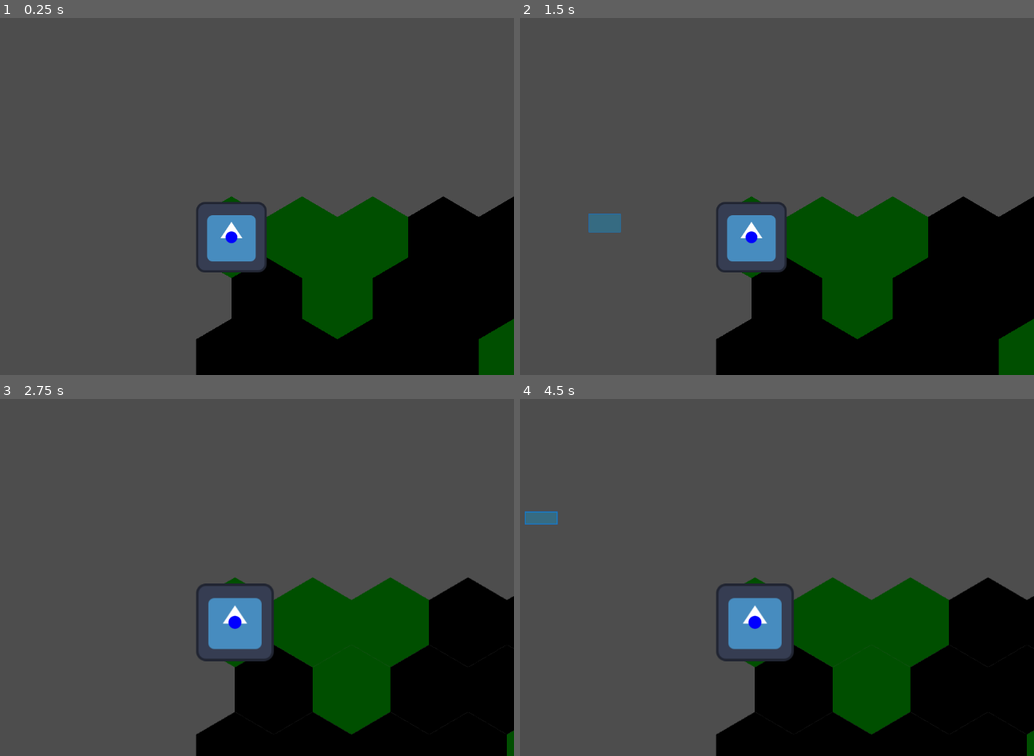
Above: before the commit, frames 1-4 (two rows, left to right).
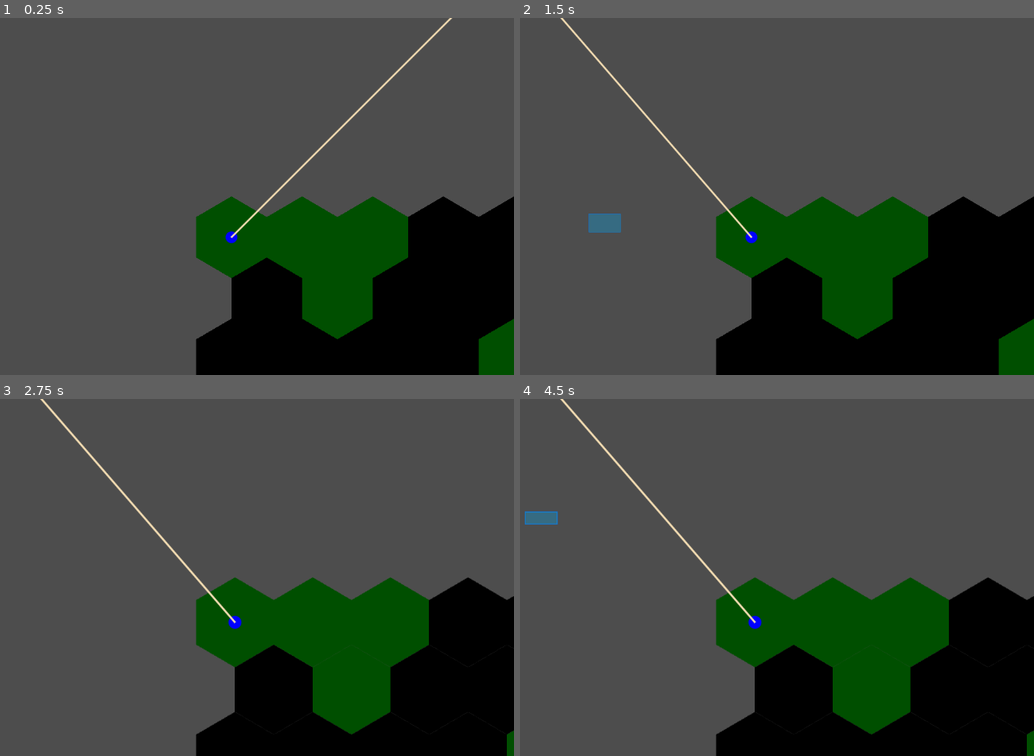
Above: after the commit, the same moments.

Repository: bendo-afk/rts2
Game: Godot game, scene res://scenes/battle.tscn
Same seed, same stepped clock (60 frames per second), same inputs: the game is played once before the commit and once after it. The engine's default icon, where the game draws it, is replaced by a stand-in: a white triangle on a blue panel in a dark square.
Inputs (mouse positions are in pixels of both pictures, inside the frame that each line leads up to):
- Up to frame 1 (0.25 s): no input
- Up to frame 2 (1.5 s): tap Enter at 0.5 s; move the mouse to (854, 178) at 0.52 s; hold T (test, bound only after the commit) 0.53-1.25 s; click (854, 178) at 0.67 s; tap Space at 1.25 s; drag from (586, 214) to (684, 267) at 1.27 s
- Up to frame 3 (2.75 s): move the mouse to (262, 498) at 2.02 s; hold Mouse wheel up (zoom_in) from 2.03 s (still down); click (262, 498) at 2.17 s; tap T (test, bound only after the commit) at 2.3 s
- Up to frame 4 (4.5 s): release Mouse wheel up (zoom_in) at 2.75 s; tap Enter at 2.75 s; drag from (684, 648) to (525, 523) at 2.77 s; move the mouse to (905, 631) at 3.52 s; hold T (test, bound only after the commit) 3.53-4.25 s; click (905, 631) at 3.67 s; tap Space at 4.25 s; drag from (525, 523) to (622, 488) at 4.27 s

The runs differ from the first frame. In frame 1, 2.9% of the frame differs, in the area x 38-89%, y 0-72%; in frame 2, 2.8%; in frame 3, 3.4%, in the area x 7-54%, y 0-74%; in frame 4, 3.4%.

Commit message:
wrote get tiles between

Diff:
--- a/project.godot
+++ b/project.godot
@@ -36,6 +36,16 @@
 "events": [Object(InputEventMouseButton,"resource_local_to_scene":false,"resource_name":"","device":-1,"window_id":0,"a …(260 unchanged characters)…
 ]
 }
+traverse={
+"deadzone": 0.2,
+"events": [Object(InputEventMouseButton,"resource_local_to_scene":false,"resource_name":"","device":-1,"window_id":0,"alt_pressed":false,"shift_pressed":false,"ctrl_pressed":false,"meta_pressed":false,"button_mask":128,"position":Vector2(345, 24),"global_position":Vector2(359, 97),"factor":1.0,"button_index":8,"canceled":false,"pressed":true,"double_click":false,"script":null)
+]
+}
+test={
+"deadzone": 0.2,
+"events": [Object(InputEventKey,"resource_local_to_scene":false,"resource_name":"","device":-1,"window_id":0,"alt_pressed":false,"shift_pressed":false,"ctrl_pressed":false,"meta_pressed":false,"pressed":false,"keycode":0,"physical_keycode":84,"key_label":0,"unicode":116,"location":0,"echo":false,"script":null)
+]
+}
 
 [rendering]
 
--- a/scenes/unit.tscn
+++ b/scenes/unit.tscn
@@ -7,7 +7,6 @@
 [ext_resource type="Script" uid="uid://buivub2x1eeqt" path="res://scripts/height_action_comp.gd" id="5_tb304"]
 [ext_resource type="Script" uid="uid://td00t7ifg110" path="res://scripts/vision_comp.gd" id="6_e8hdl"]
 [ext_resource type="Script" uid="uid://cgrcjw3qv6hsk" path="res://scripts/sprite_2d.gd" id="6_ruro2"]
-[ext_resource type="Texture2D" uid="uid://cnhgl2yuey5pc" path="res://icon.svg" id="7_oee7j"]
 
 [node name="Unit" type="Node2D"]
 script = ExtResource("1_o7ajc")
@@ -28,5 +27,4 @@
 script = ExtResource("6_e8hdl")
 
 [node name="Sprite2D" type="Sprite2D" parent="."]
-texture = ExtResource("7_oee7j")
 script = ExtResource("6_ruro2")
--- a/scripts/attack.gd
+++ b/scripts/attack.gd
@@ -15,7 +15,7 @@
 func _ready() -> void:
 	left_reload_time = max_reload_time
 
-func pseudo_process(delta: float) -> void:
+func physics(delta: float) -> void:
 	var rel_target_pos := calc_rel_target_pos(get_parent().position, target_pos)
 	rotate_turret(rel_target_pos, delta)
 	left_reload_time = max(0, left_reload_time - delta)
--- a/scripts/battle.gd
+++ b/scripts/battle.gd
@@ -10,3 +10,5 @@
 	input_controller.drag.released.connect(world.ex_con.select_by_box)
 
 	input_controller.click.right_clicked.connect(world.ex_con.set_path)
+
+	input_controller.click.side1_clicked.connect(world.ex_con.set_target_pos)
--- a/scripts/click.gd
+++ b/scripts/click.gd
@@ -1,8 +1,11 @@
 extends Node2D
 
 signal right_clicked(pos: Vector2)
+signal side1_clicked(pos: Vector2)
 
 func _input(event: InputEvent) -> void:
 	if event is InputEventMouseButton:
 		if Input.is_mouse_button_pressed(MOUSE_BUTTON_RIGHT):
 			right_clicked.emit(get_global_mouse_position())
+	if event.is_action_pressed("traverse"):
+		side1_clicked.emit(get_global_mouse_position())
--- a/scripts/external_control.gd
+++ b/scripts/external_control.gd
@@ -7,9 +7,14 @@
 func set_path(click_pos: Vector2) -> void:
 	for u in units:
 		if u.selected and u.team == teams.ally:
-			var from_tile := map.local_to_map(u.position)
 			var to_tile := map.local_to_map(click_pos)
-			u.path_2i = map.calc_path(from_tile, to_tile)
+			if u.move_comp.moving_weight != 0:
+				var added_path_2i: PackedVector2Array = map.calc_path(u.path_2i[1], to_tile)
+				u.path_2i.resize(1)
+				u.path_2i.append_array(added_path_2i)
+			else:
+				var from_tile := map.local_to_map(u.position)
+				u.path_2i = map.calc_path(from_tile, to_tile)
 
 func set_target_pos(click_pos: Vector2) -> void:
 	for u in units:
--- a/scripts/move_system.gd
+++ b/scripts/move_system.gd
@@ -6,6 +6,7 @@
 func physics(delta: float) -> void:
 	for u in units:
 		move_a_unit(u, delta)
+		u.attack_comp.physics(delta)
 
 func move_a_unit(unit: Unit, delta: float) -> void:
 	var path_2i := unit.path_2i
--- a/scripts/sprite_2d.gd
+++ b/scripts/sprite_2d.gd
@@ -3,5 +3,12 @@
 var size: float = 10
 var color: Color = Color.BLUE
 
+@onready var attack_comp := $"../AttackComp"
+
 func _draw() -> void:
 	draw_circle(Vector2.ZERO, size, color, true, -1, true)
+	var angle: float = attack_comp.turret_angle
+	draw_line(Vector2.ZERO, 1000*Vector2(cos(angle), sin(angle)), Color.WHEAT, 2, true)
+
+func _process(_delta: float) -> void:
+	queue_redraw()
--- a/scripts/unit.gd
+++ b/scripts/unit.gd
@@ -11,6 +11,7 @@
 @onready var attack_comp := $AttackComp
 @onready var move_comp := $MoveComp
 @onready var height_action_comp := $HeightActionComp
+@onready var vision_comp := $VisionComp
 
 # visible status
 var path_2i: PackedVector2Array
@@ -21,18 +22,13 @@
 func connect_signals() -> void:
 	move_comp.move_completed.connect(_on_move_completed)
 
-#func process_movement(delta: float) -> void:
-	#if path_2i.size() < 2:
-		#return
-	#var from_pos := world.pos_to_tile(path_2i[0])
-	#var to_pos := world.pos_to_tile(path_2i[1])
-	#
-	#var from_height := world.pos_to_height(path_2i[0])
-	#var to_height := world.pos_to_height(path_2i[1])
-	#var height_diff := to_height - from_height
-	#var speed_multiplier: float = move_comp.height_diff_to_speed(height_diff)
-	#
-	#move_comp.move_to_next(from_pos, to_pos, speed_multiplier, delta)
+func setup(hp: int, damage: int, speed: int, height: float, pos: Vector2) -> void:
+	attack_comp.traverse_speed = speed
+	attack_comp.damage = damage
+	hp_comp.max_hp = hp
+	vision_comp.height = height
+	move_comp.speed = speed
+	position = pos
 
 func _on_move_completed() -> void:
 	path_2i.remove_at(0)
--- a/scripts/vision_system.gd
+++ b/scripts/vision_system.gd
@@ -1 +1,124 @@
-extends Node
+extends System
+
+var units: Array[Unit]
+var map: TileMapLayer
+
+func _input(event: InputEvent) -> void:
+	if event.is_action_pressed("test"):
+		print(get_tiles_between(units[0].position, Vector2(1000,1000)))
+
+func get_tiles_between(from_pos: Vector2, to_pos: Vector2) -> Array:
+	var to_tile := map.local_to_map(to_pos)
+
+	var nexts: Array[Vector2i]
+	var cur1: Vector2i
+	var cur2: Vector2i
+	var last1: Vector2i
+	var last2: Vector2i
+
+	cur1 = map.local_to_map(from_pos)
+	cur2 = Vector2i(-1, -1)
+
+	var max_dist: float = 0
+	var max_index: int = 0
+	for i in range(6):
+		var d := to_pos.distance_to(get_vertex_pos(cur1, i))
+		if d > max_dist:
+			max_dist = d
+			max_index = i
+	last1 = get_adjacent_tile(cur1, max_index)
+	last2 = get_adjacent_tile(cur1, (max_index + 5) % 6)
+
+	var tiles := []
+	while true:
+		tiles.append(cur1)
+		if cur2 != Vector2i(-1, -1):
+			tiles.append(cur2)
+		if cur1 == to_tile:
+			break
+		nexts = []
+		next_hexas(cur1, cur2, nexts, last1, last2, from_pos, to_pos)
+		if cur2 != Vector2i(-1, -1):
+			next_hexas(cur2, cur1, nexts, last1, last2, from_pos, to_pos)
+		print(nexts)
+		last1 = cur1
+		last2 = cur2
+		cur1 = nexts[0]
+		if nexts.size() > 1:
+			cur2 = nexts[1]
+		else:
+			cur2 = Vector2i(-1, -1)
+	return tiles
+
+func next_hexas(cur: Vector2i, cur2: Vector2i, nexts: Array[Vector2i], last1: Vector2i, last2: Vector2i, pos1: Vector2, pos2: Vector2) -> void:
+	var tile: Vector2i
+
+	for i in range(6):
+		var turn1 := turn(pos1, pos2, get_vertex_pos(cur, i))
+		var turn2 := turn(pos1, pos2, get_vertex_pos(cur, (i+1)%6 ))
+		if (turn1 == 0 or turn2 == 0 or turn1 != turn2):
+			tile = get_adjacent_tile(cur, i)
+			if (tile != cur and tile != cur2 and (not nexts.has(tile)) and tile != last1 and tile != last2):
+				if nexts.size() == 0:
+					nexts.append(tile)
+				elif nexts.size() == 1:
+					nexts.append(tile)
+			if turn1 == 0:
+				tile = get_adjacent_tile(cur, (i + 5) % 6)
+				if (tile != cur and tile != cur2 and (not nexts.has(tile)) and tile != last1 and tile != last2):
+					if nexts.size() == 0:
+						nexts.append(tile)
+					elif nexts.size() == 1:
+						nexts.append(tile)
+			if turn2 == 0:
+				tile = get_adjacent_tile(cur, (i + 5) % 6)
+				if (tile != cur and tile != cur2 and (not nexts.has(tile)) and tile != last1 and tile != last2):
+					if nexts.size() == 0:
+						nexts.append(tile)
+					elif nexts.size() == 1:
+						nexts.append(tile)
+
+func turn(pos0: Vector2, pos1: Vector2, pos2: Vector2) -> int:
+	var cross := (pos1 - pos0).cross(pos2 - pos0)
+	return sign(cross)
+
+func get_vertex_pos(tile: Vector2i, index: int) -> Vector2:
+	var hsize: float = map.hsize
+	var vsize: float = map.vsize
+	var center_pos := map.map_to_local(tile)
+
+	if index == 0:
+		return center_pos + Vector2(0,-vsize/2.0)
+	if index == 1:
+		return center_pos + Vector2(hsize/2.0,-vsize/4.0)
+	if index == 2:
+		return center_pos + Vector2(hsize/2.0,vsize/4.0)
+	if index == 3:
+		return center_pos + Vector2(0,vsize/2.0)
+	if index == 4:
+		return center_pos + Vector2(-hsize/2.0,vsize/4.0)
+	if index == 5:
+		return center_pos + Vector2(-hsize/2.0,-vsize/4.0)
+	return Vector2.ZERO
+
+func get_adjacent_tile(tile: Vector2i, index: int) -> Vector2i:
+	var offsets: Array[Vector2i]
+	if tile.y % 2:
+		offsets = [
+			Vector2(1, -1),
+			Vector2(1, 0),
+			Vector2(1, 1),
+			Vector2(0, 1),
+			Vector2(-1, 0),
+			Vector2(0, -1)
+		]
+	else:
+		offsets = [
+			Vector2(0, -1),
+			Vector2(1, 0),
+			Vector2(0, 1),
+			Vector2(-1, 1),
+			Vector2(-1, 0),
+			Vector2(-1, -1)
+		]
+	return tile + offsets[index]
--- a/scripts/world.gd
+++ b/scripts/world.gd
@@ -29,9 +29,8 @@
 	var unit := unit_scene.instantiate()
 	unit.team = teams.ally
 	unit.world = self
-	unit.position = map.map_to_local(Vector2i.ZERO)
 	units.add_child(unit)
-	unit.move_comp.speed = 1
+	unit.setup(3, 3, 1, 1, map.map_to_local(Vector2i.ZERO))
 	units.units.append(unit)
 
 func _physics_process(delta: float) -> void:
Not shown: 1 places in scenes/unit.tscn that only renumber resources
